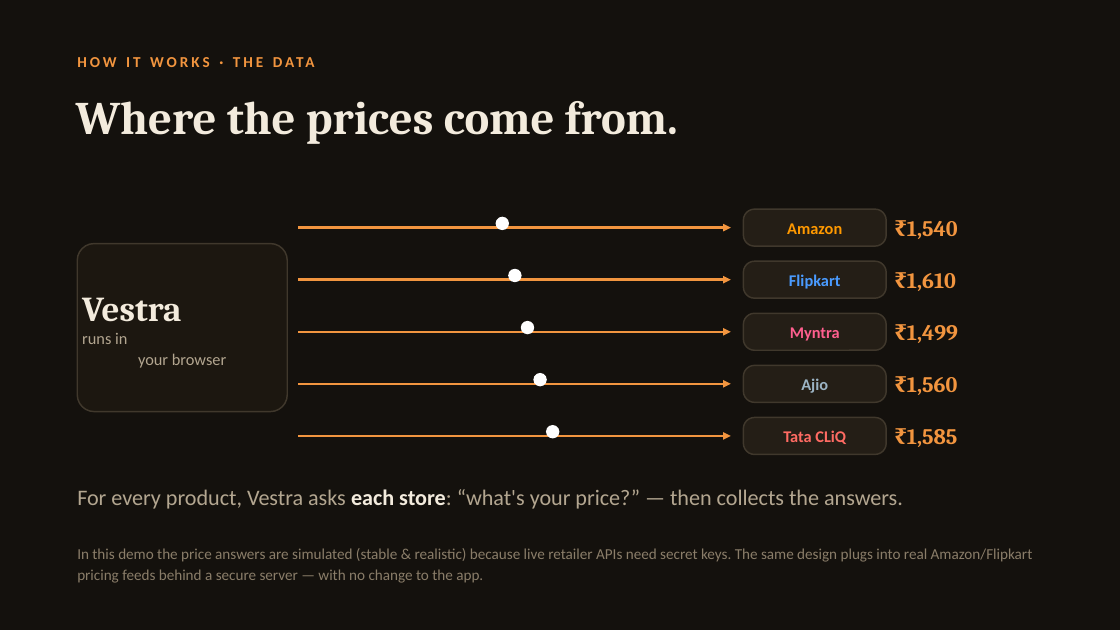
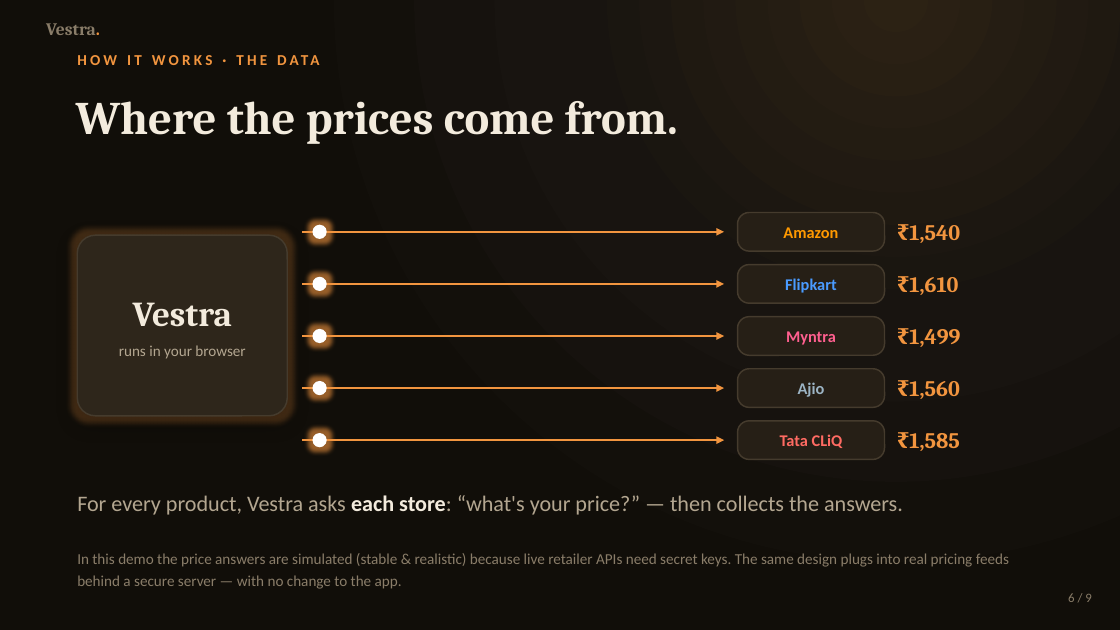
Before and after one commit to rahuljsaliaan/Vestra, a slide deck: slide 6 of presentation/Vestra.pptx. Drawn at 1120x630 pixels with LibreOffice and Linux fonts; fonts in the diff are those of the drawing. Boxes give left, top, right and bottom in pixels: in the first picture for what was removed or moved away, otherwise in the second. Text is boxed around its words. In the diff, an @@ line names an element or a change of style, - is before the commit and + after.

```diff
--- a/presentation/Vestra.pptx
+++ b/presentation/Vestra.pptx
@@ background #14110D to gradient #2C2214 to #181410 to #110E09 @@
@@ text added at (46, 23, 100, 35), 15 pt, text #8A7D69, bold @@
+Vestra.
@@ text "HOW IT WORKS · THE ..." at (227, 101, 296, 135): letter spacing 2.6 to 2.8 pt @@
@@ rounded rectangle "Vestra": place and size @@
-rounded rectangle "Vestra" at (77, 244, 287, 412)
+rounded rectangle "Vestra" at (77, 235, 287, 416)
@@ rounded rectangle "Vestra" at (77, 235, 287, 416): fill #1C1710 to #2E261B; outline #40382C 1.25 pt to #453B2D 1.25 pt; shadow on @@
@@ arrow moved from (298, 228) - (731, 228) to (302, 232) - (724, 232) @@
@@ ellipse: place and size @@
-ellipse at (496, 217, 509, 230)
+ellipse at (313, 224, 327, 239)
@@ rounded rectangle "Amazon": place and size @@
-rounded rectangle "Amazon" at (744, 209, 886, 246)
+rounded rectangle "Amazon" at (738, 213, 885, 251)
@@ text "₹1,540": place and size @@
-text "₹1,540" at (907, 221, 958, 239)
+text "₹1,540" at (909, 225, 960, 243)
@@ rounded rectangle "Flipkart": place and size @@
-rounded rectangle "Flipkart" at (744, 261, 886, 298)
+rounded rectangle "Flipkart" at (738, 265, 885, 303)
@@ text "₹1,610": place and size @@
-text "₹1,610" at (907, 273, 956, 291)
+text "₹1,610" at (909, 277, 958, 295)
@@ arrow moved from (298, 280) - (731, 280) to (302, 284) - (724, 284) @@
@@ ellipse: place and size @@
-ellipse at (508, 269, 522, 282)
+ellipse at (313, 276, 327, 291)
@@ text in rounded rectangle at (119, 302, 245, 359): text changed; size 14 to 13 pt @@
-Vestra
-runs in
-your browser
+Vestra
+runs in your browser
@@ ellipse: place and size @@
-ellipse at (521, 321, 534, 334)
+ellipse at (313, 329, 327, 344)
@@ rounded rectangle "Myntra": place and size @@
-rounded rectangle "Myntra" at (744, 313, 886, 350)
+rounded rectangle "Myntra" at (738, 317, 885, 355)
@@ text "₹1,499": place and size @@
-text "₹1,499" at (907, 325, 958, 343)
+text "₹1,499" at (909, 329, 960, 347)
@@ arrow moved from (298, 332) - (731, 332) to (302, 336) - (724, 336) @@
@@ arrow moved from (298, 384) - (731, 384) to (302, 388) - (724, 388) @@
@@ ellipse: place and size @@
-ellipse at (534, 373, 547, 386)
+ellipse at (313, 381, 327, 396)
@@ rounded rectangle "Ajio": place and size @@
-rounded rectangle "Ajio" at (744, 365, 886, 402)
+rounded rectangle "Ajio" at (738, 369, 885, 408)
@@ text "₹1,560": place and size @@
-text "₹1,560" at (907, 377, 957, 395)
+text "₹1,560" at (909, 381, 959, 399)
@@ arrow moved from (298, 436) - (731, 436) to (302, 440) - (724, 440) @@
@@ ellipse: place and size @@
-ellipse at (546, 425, 560, 439)
+ellipse at (313, 434, 327, 448)
@@ fill #241E16 to #261F16; outline #40382C 1.25 pt to #453B2D 1.25 pt in 5 elements at (738, 369, 885, 408), (738, 213, 885, 251), (738, 265, 885, 303), (738, 317, 885, 355), (738, 421, 885, 460) @@
@@ rounded rectangle "Tata CLiQ": place and size @@
-rounded rectangle "Tata CLiQ" at (744, 418, 886, 455)
+rounded rectangle "Tata CLiQ" at (738, 421, 885, 460)
@@ text "₹1,585": place and size @@
-text "₹1,585" at (907, 429, 958, 447)
+text "₹1,585" at (909, 433, 960, 451)
@@ text "For every product, Vestra asks ...": place and size @@
-text "For every product, Vestra asks ..." at (77, 489, 903, 509)
+text "For every product, Vestra asks ..." at (77, 495, 903, 515)
@@ text at (77, 553, 1009, 589): text changed @@
-In this demo the price answers are simulated (stable & realistic) because live retailer APIs need secret keys. The same design plugs into real Amazon/Flipkart pricing feeds behind a secure server — with no change to the app.
+In this demo the price answers are simulated (stable & realistic) because live retailer APIs need secret keys. The same design plugs into real pricing feeds behind a secure server — with no change to the app.
@@ text added at (1068, 593, 1091, 602), 11 pt, text #8A7D69 @@
+6 / 9
```
Also in this commit, not shown: 8 other slides changed, 1 other file.
